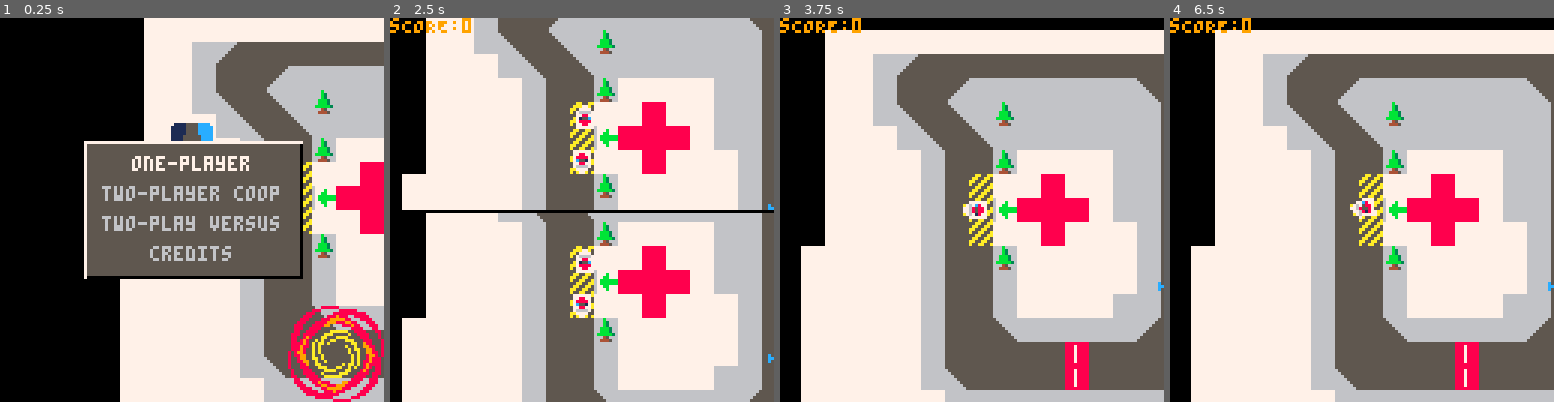
Above: before the commit, frames 1-4 (left to right).
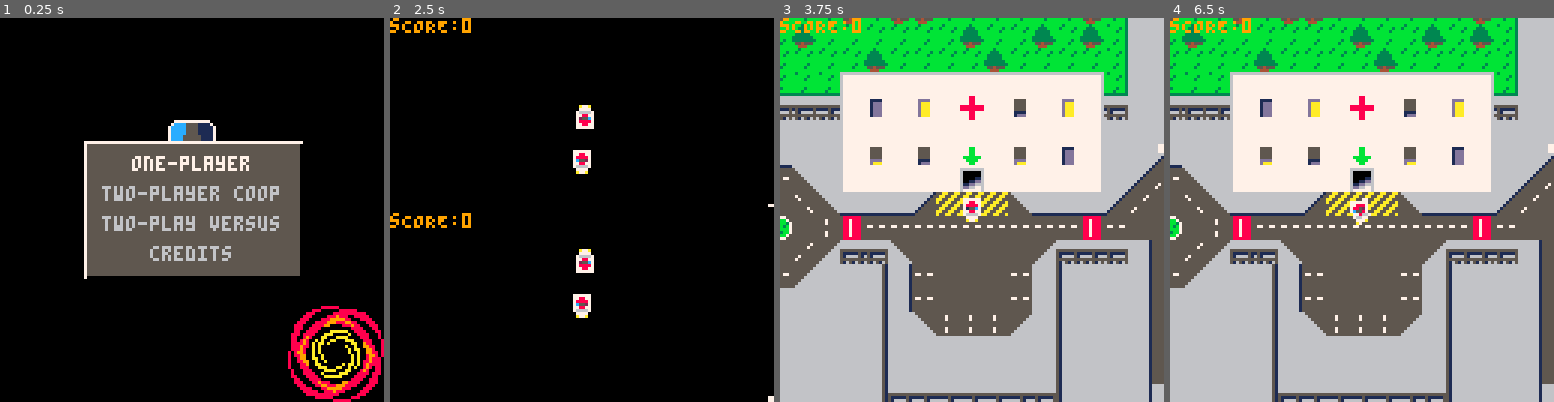
Above: after the commit, the same moments.

Repository: GraulierBrice/ludum-dare-46
Game: PICO-8 cartridge keep-it-alive.p8
Two runs of this game, one before a commit and one after it. Both use one fixed random seed, a clock stepped at 60 frames per second and the inputs below.
Inputs:
- Up to frame 1 (0.25 s): no input
- Up to frame 2 (2.5 s): tap O (Z key) at 0.33, 0.7, 1.43, 2.22 s; tap X (X key) at 1.07, 2.07, 2.4 s; hold Left 1.97-2.37 s; hold Down from 2.42 s (still down)
- Up to frame 3 (3.75 s): tap X (X key) every 0.33 s from 2.73 to 3.73 s; release Down at 2.82 s; hold Right 2.87-3.53 s; tap O (Z key) at 3.1 s; hold Up from 3.58 s (still down)
- Up to frame 4 (6.5 s): tap O (Z key) at 3.98, 4.87, 5.75 s; tap X (X key) every 0.33 s from 4.07 to 6.4 s; release Up at 4.08 s; hold Right 4.13-4.53 s; hold Down 4.58-5.08 s; hold Left 5.13-5.8 s; hold Up 5.85-6.18 s; hold Left from 6.23 s (still down)

The runs differ from the first frame. In frame 1, 46% of the frame differs, in the area x 31-100%, y 0-100%; in frame 2, 91%, in the area x 0-100%, y 0-100%; in frame 3, 80%; in frame 4, 80%.

Commit message:
sprites and map

Diff:
--- a/keep-it-alive.p8
+++ b/keep-it-alive.p8
@@ -15,7 +15,6 @@
 	game={
 		play=false,
 		menu_id=1,
-		gyro=0,
 		menu_select=1,
 		map_id=1
 	}
@@ -38,6 +37,14 @@
 			corners={upper_left=vector(6,0), bottom_right=vector(39,21)}
 
 		},
+		{
+			spawns={
+				{{pos=vec_add(vec_mul(vector(93,16), vector(8,8)), vector(4,4)), rot=0.5}},
+				{{pos=vec_add(vec_mul(vector(12,6), vector(8,8)), vector(4,4)), rot=0},
+				{pos=vec_add(vec_mul(vector(12,8), vector(8,8)), vector(4,4)), rot=0.5}}},
+			corners={upper_left=vector(6,0), bottom_right=vector(39,21)}
+
+		},
 	}
 
 	cam=vector(0,0)
@@ -63,23 +70,12 @@
 
 function _draw()
 	cls()
-	gyro_colours()
 	if game.play then
 		game_draw()
 	else
 		menu_draw()
 	end
 	--debug()
-end
-function gyro_colours()
-	game.gyro=game.gyro%50+1
-	if game.gyro > 25 then
-		pal(2,12)
-		pal(1,1)
-	else
-		pal(2,1)
-		pal(1,12)
-	end
 end
 
 -->8
@@ -93,6 +89,7 @@
 	cars={}
 	gum={}
 	n_gums=0
+	game.map_id=map
 	physics_start()
 	for i=1, nb_players do
 		local spawn = maps[map].spawns[nb_players][i]
@@ -100,13 +97,13 @@
 		cars[i].score = 0
 	end
 	if (mode==2) cars[2].score=nil
-	default_patient(24*8,84,12)
-	default_patient(25*8,84,10)
-	default_patient(26*8,84,14)
-	default_patient(27*8,84,8)
-	default_patient(28*8,84,11)
-	default_patient(29*8,84,1)
-	default_patient(30*8,84,4)
+	default_patient(109*8,14*8,12)
+	default_patient(110*8,14*8,10)
+	default_patient(111*8,14*8,14)
+	default_patient(112*8,14*8,8)
+	default_patient(113*8,14*8,11)
+	default_patient(114*8,14*8,1)
+	default_patient(115*8,14*8,4)
 	--default_patient(27*8,84)
 
 
@@ -137,9 +134,9 @@
 		draw_screen(2, vector(-64, -96), vector(0,0))
 		memcpy(0x6000, 0x1000, 0xfff)
 
-		local left = vec_add(cam, vector(0, 64))
+		local left = vec_add(cam, vector(0, 63))
 		local right = vec_add(cam, vector(128, 64))
-		line(left.x, left.y, right.x, right.y, 0)
+		rectfill(left.x, left.y, right.x, right.y, 0)
 	end
 end
 
@@ -263,9 +260,14 @@
 end
 
 function draw_car(car)
+
  	for x=-3, 4 do
 	 	for y=-3, 4 do
 			local col=sget(x+3, y+3)
+
+			if time()%2 > 1 and col==2 or time()%2 <= 1 and col==1 then
+				col=12
+			end
 			if col>0 then
 	  			local dst = vec_add(car.pos, inv_tr_vector(car, vector(x,y)))
  	  			pset(dst.x, dst.y, col)
@@ -273,7 +275,9 @@
   		end
  	end
 	if car.load then
-		line(car.pos.x-car.load.hp/2,car.pos.y+10,car.pos.x+car.load.hp/2,car.pos.y+10,8)
+		local l = vec_add(car.pos, vector(-car.load.hp/2,10))
+		local r = vec_add(car.pos, vector(car.load.hp/2,10))
+		line(l.x, l.y, r.x, r.y, 8)
 	end
 end
 
@@ -341,9 +345,9 @@
 	{
 		opts={"one-player","two-player coop","two-play versus","credits"},
 		run={
-			function() game_start(1, 1) end,
-			function() game_start(2, 1, 2) end,
-			function() game_start(2, 1) end,
+			function() game_start(1, 2, nil) end,
+			function() game_start(2, 1, nil) end,
+			function() game_start(2, 1, nil) end,
 			change_menu(2)},
 		--run={function() game.play=true end,nil,nil,},
 		l=72,
@@ -375,8 +379,14 @@
 
 function draw_menu_box(x,y,l,w, opts)
 	local off_set = 1
-	spr(20,x+l/2-8,y-7)
-	spr(21,x+l/2,y-7)
+	if time()%2 > 1 then
+		pal(1,12)
+	else
+		pal(2,12)
+	end
+	spr(6,x+l/2-8,y-7)
+	spr(7,x+l/2,y-7)
+	pal()
 	rectfill(x,y,x+l,y+w,5)
 	line(x,y+w,x+l,y+w,0)
 	line(x+l,y,x+l,y+w,0)
@@ -797,37 +807,39 @@
 
 
 
-…(8 lines of a section not shown)…
 __gff__
+0000000000000000000000000000000001010100010101010000000400040101010101010101010101010101040404040101010101010101010101010101010101010101010101010001010000000000000000000000000000000000000000000000000000000000000000000000000000000000000000000000000000000000
 0102020000000000000000000000000001090100000000000000000000000000010104000000000000000000000000000000000000000000000000000000000000000000000000000000000000000000000000000000000000000000000000000000000000000000000000000000000000000000000000000000000000000000
-0000000000000000000000000000000000000000000000000000000000000000000000000000000000000000000000000000000000000000000000000000000000000000000000000000000000000000000000000000000000000000000000000000000000000000000000000000000000000000000000000000000000000000
 __map__
-0b0b0b0b0b0b1212121212121212121212121212121212121212121212121212121212121212121207070707070707070700000000000000000000000000000000000000000000000000000000000000000000000000000000000000000000000000000000000000000000000000000000000000000000000000000000000000
-0b0b0b0b0b0b1212303531313131313131313131313131313131313131313131313131323012121207070707070707070700000000000000000000000000000000000000000000000000000000000000000000000000000000000000000000000000000000000000000000000000000000000000000000000000000000000000
-0b0b0b0b0b0b1212303131343030303030303033313131313131313131313131313131313230121207070707070707070700000000000000000000000000000000000000000000000000000000000000000000000000000000000000000000000000000000000000000000000000000000000000000000000000000000000000
-0b0b0b0b0b0b1212303331323020303030303030313134303030333131343030303331313130121207070707070707070700000000000000000000000000000000000000000000000000000000000000000000000000000000000000000000000000000000000000000000000000000000000000000000000000000000000000
-0b0b0b0b0b0b1212123033313230303030303030313130121212303131301212303033313130121207070707070707070700000000000000000000000000000000000000000000000000000000000000000000000000000000000000000000000000000000000000000000000000000000000000000000000000000000000000
-0b0b0b0b0b0b1212121230313120121212123030312430121212303131301212123030333130121207070707070707070700000000000000000000000000000000000000000000000000000000000000000000000000000000000000000000000000000000000000000000000000000000000000000000000000000000000000
-0b0b0b0b0b0b1212121230311312121012123030313130121230303131303012123030303130121207070707070707070700000000000000000000000000000000000000000000000000000000000000000000000000000000000000000000000000000000000000000000000000000000000000000000000000000000000000
-0b0b0b0b0b0b1212121230311311101010123030313130121230353131323030303030303130121207070707070707070700000000000000000000000000000000000000000000000000000000000000000000000000000000000000000000000000000000000000000000000000000000000000000000000000000000000000
-0b0b0b0b0b0b1212121230311312121012121230313130303035313131313230303030303130121207070707070707070700000000000000000000000000000000000000000000000000000000000000000000000000000000000000000000000000000000000000000000000000000000000000000000000000000000000000
-0b0b0b0b0b121212121230313120121212121230313132303531343030333132303030303130121207070707070707070700000000000000000000000000000000000000000000000000000000000000000000000000000000000000000000000000000000000000000000000000000000000000000000000000000000000000
-0b0b0b0b0b121212121230313130121212121230313131313131302323303131313131313130121207070707070707070700000000000000000000000000000000000000000000000000000000000000000000000000000000000000000000000000000000000000000000000000000000000000000000000000000000000000
-0b0b0b0b0b121212121230313130121212123030313131313131302323303131313131313130121207070707070707070700000000000000000000000000000000000000000000000000000000000000000000000000000000000000000000000000000000000000000000000000000000000000000000000000000000000000
-0707070707121212121230313132303030303035313134303331323030353134303030353130121207070707070707070700000000000000000000000000000000000000000000000000000000000000000000000000000000000000000000000000000000000000000000000000000000000000000000000000000000000000
-0707070707121212121230313131313122313131313130303033313131313430303035313130121207070707070707070700000000000000000000000000000000000000000000000000000000000000000000000000000000000000000000000000000000000000000000000000000000000000000000000000000000000000
-0707070707121212121230333131313122313131313430303030333131343030303531313430121207070707070707070700000000000000000000000000000000000000000000000000000000000000000000000000000000000000000000000000000000000000000000000000000000000000000000000000000000000000
-0000000000121212121212303030303030303030303030121230303131303030353131343012121200000000000000000000000000000000000000000000000000000000000000000000000000000000000000000000000000000000000000000000000000000000000000000000000000000000000000000000000000000000
-0000000000121212121212121212121212121212121212121230303131303035313134301212121200000000000000000000000000000000000000000000000000000000000000000000000000000000000000000000000000000000000000000000000000000000000000000000000000000000000000000000000000000000
-0000000000121212121212121212121212121212121212121212303331313131313430121212121200000000000000000000000000000000000000000000000000000000000000000000000000000000000000000000000000000000000000000000000000000000000000000000000000000000000000000000000000000000
-0000000000121212121212121212121212121212121212121212303033313131343012121212121200000000000000000000000000000000000000000000000000000000000000000000000000000000000000000000000000000000000000000000000000000000000000000000000000000000000000000000000000000000
-0000000000001212121212121212121212121212121212121212303030303030301212121212121200000000000000000000000000000000000000000000000000000000000000000000000000000000000000000000000000000000000000000000000000000000000000000000000000000000000000000000000000000000
-0000000000001212121212121212121212121212121212121212123030303030121212121212121200000000000000000000000000000000000000000000000000000000000000000000000000000000000000000000000000000000000000000000000000000000000000000000000000000000000000000000000000000000
-0000000000001212121212121212121212121212121212121212121212121212121212121212000000000000000000000000000000000000000000000000000000000000000000000000000000000000000000000000000000000000000000000000000000000000000000000000000000000000000000000000000000000000
+000000000000000000000000000000000000000000000000000000000000000000000000000000000000000000000000000000000000000000000000000000002b0f0f0f0c18181818181818181818181818181c1c1c1c1c0f36370f0f36370f0f36370f0f0f0f0f0f0f0f0f0f0e3b2b2b2b0f0f0f0f0f0f0f0f0f0f0f0f0f0f
+000000000000000000000000000000000000000000000000000000000000000000000000000000000000000000000000000000000000000000000000000000002b0f2d0c1a0b0f0f0f0f0f0f0a19090f0f0f0f0f0a1c1c1c3634323736272737363535370f0f0f0f0f0f0f0f0f0e3b2b2b2b0f0f0f0f0f0f0f0f0f0f0f0f0f0f
+000000000000000000000000000000000000000000000000000000000000000000000000000000000000000000000000000000000000000000000000000000002b0f1f080b0f0f0f0f0f0f0f0f0a19090f0f0f0f0f0a1c1c3132303331323033313032330f0f0f0f0f0f0f0f0f0e3b2b2b2b0f0f0f0f0f0f0f0f0f0f0f0f0f0f
+000000000000000000000000000000000000000000000000000000000000000000000000000000000000000000000000000000000000000000000000000000002b0f2f080f0f0f0f0f0f0f0f0f0f1c1c181818181818181818181818181818181818181818180f0f0f0f0f0f0f0e3b2b2b2b0f0f0f0f0f1c1c0f0f0f0f0f0f0f
+000000000000000000000000000000000000000000000000000000000000000000000000000000000000000000000000000000000000000000000000000000002b0f0e080f0f0f0f0f0f0f0f1c1c1c0f0f0f0d0d0d0d0d0d0d0d0d0d0d0d0d0d0d0d0d0d0f0f0f0f0f0f0f0f0f0e3b2b2b2b0f1c1c1c1c0f0f1c1c1c1c1c1c0f
+000000000000000000000000000000000000000000000000000000000000000000000000000000000000000000000000000000000000000000000000000000002b0f2d080f0f0f0f0f0f1c1c0f1c0f0f0f0e1f2c2c2c2c2c2c2c2c2c2c2c2c1f2c2c2c2d0f0f0f0f0f0f0f0f0f0e3b2b2b2b0f1c0f0f0f0f0f0f0f0f0f0f1c0f
+000000000000000000000000000000000000000000000000000000000000000000000000000000000000000000000000000000000000000000000000000000003e0f1f080f0f0f0f0f1c1c0f0f1c0f0f0f0e2c2c2c1f1f2c2c1f2c2c2c1f2c2c2c1f2c2d0f0f0f0f0f0f0f0f0f0e3b2b2b2b0f1c0f0f0f0f0f0f0f0f0f0f1c0f
+000000000000000000000000000000000000000000000000000000000000000000000000000000000000000000000000000000000000000000000000000000000d0d2f080d0d0d0d0f1c0f0f0f1c0f0f0f0e2c1f2c2c1f2c2c2c2c2c1f2c2c1f2c2c2c2d0f0f0f0f0f0f1c0f0f0e3b2b2b2b0f1c0f0f0f0f0f0f0f0f0f0f1c0f
+0000000000000000000000000000000000000000000000000000000000000000000000000000000000000000000000000000000000000000000000000000000018181818181818181c1c0f0f0f1c0f1c0f0e2c2c2c1f2c2c1f2c1f1f2c2c2c2c2c2c1f2d0f0f0f0f0f0e080f0f0e3b2b2b2b0e1c0f0f0f0f0f0f0f0f0f0f1c0f
+000000000000000000000000000000000000000000000000000000000000000000000000000000000000000000000000000000000000000000000000000000003a0f2d0f0f0f0f0f0f1c0f0f1c1c1c1c0f0e2c1f2c2c1f2c2c2c2c2c2c1f2c2c1f2c1f2d0f0f0f0f0f0e080f0f0e3b2b2b2b0e1c0f0f0f0f0f0f0f0f0f0f1c0f
+000000000000000000000000000000000000000000000000000000000000000000000000000000000000000000000000000000000000000000000000000000002b0f1f0f0f0f0f0f0f1c0f0f0f1c1c1c0f0e2c2c1f2c2c2c2c1f2c2c2c2c1f2c2c2c2c2d0f0f0f0f0f0c1c090f0e3b2b2b2b0e1c1c0f0f0f0f0f0f0f0f0f1c0f
+000000000000000000000000000000000000000000000000000000000000000000000000000000000000000000000000000000000000000000000000000000002b0f2f0f0f0f0f0f0f1c0f0f0f1c1c1c0f0e2e2e2e2e2e2e24252525252525252525262f0f0f0f0f0c1c1c1c090e3c3d3d3e0f0e1c0f0f0f0f0f0f0f0f0f1c0f
+000000000000000000000000000000000000000000000000000000000000000000000000000000000000000000000000000000000000000000000000000000002b0f0f0f0f0f0f0f1c0f0f0f0f1c1c1c0f0f282a2a2a2a2921162217221022142217232a0f0f0f0c1c1a1c191c090d0d0d0d0d0c1c090f0f0f0f0f0f0f0f1c0f
+000000000000000000000000000000000000000000000000000000000000000000000000000000000000000000000000000000000000000000000000000000002b0f2d0f0f0f0f1c1c0f0f0f0f1c1c1c0f0f0f0f0f0f0f0f21222222222222222222230f0f0f0c1a1c1c1b1c191c1c1c1c1c1c1a1c19090d0d0f0f0f0f0f1c0f
+000000000000000000000000000000000000000000000000000000000000000000000000000000000000000000000000000000000000000000000000000000002b0f1f0f0f0f1c1c0f0f0f0f0f1c1c1c0f0f0f0f0f0d0f0f21152214221122152216230f0f0c1a1c1c191c1c1a1c18181818181c1b1c1818180f0f0f0f0f1c0f
+000000000000000000000000000000000000000000000000000000000000000000000000000000000000000000000000000000000000000000000000000000003e0f2f0f0f1c1c0f0f0f0f0f0f0f1c1c0f0f0f0f0c18090f21222222222022222222230f0c1a1c0b0a1c191a1c1c1c1c1c1c1c191c1a0b0f0f0f0f0f0f0f1c0f
+000000000000000000000000000000000000000000000000000000000000000000000000000000000000000000000000000000000000000000000000000000000d0d0d0d0d0f0f0f0f0f0f0f0f0f1c1c090d0d0c1a1c19090d0d0d0c131313090d0d0d0c1a1c0b0f0f0a1c0b0f0f3839393a0a1c1c0b0f0f0f0f0f0f0f0f1c0f
+0000000000000000000000000000000000000000000000000000000000000000000000000000000000000000000000000000000000000000000000000000000018181818180f0f0f0f0f0f0f0f0f1c1c1c1818081c1b1c081d1818181818181818181d181c1c0f0f0f0e080f0f0e3b3b3b3b1e0a19090f0f0f0f0f0f0f1c0f0f
+000000000000000000000000000000000000000000000000000000000000000000000000000000000000000000000000000000000000000000000000000000001818181818180f0f0f0f0f0f0f0f1c1c0f0f0f0a191c1a0b282a0a1c1c1c1c1c0b28292a0e1c0f0f1e0e080f2d0e3b2b2b2b0f0f0a080f0f0f0f0f0f0f1c0f0f
+0000000000000024252525252525252525260000000000000000000000000000000000000000000000000000000000000000000000000000000000000000000018181818180f0f0f0f0f0f0f0f0f0f1c0f0f0f0f0a180b0f0f4a0e181c1c1c180f490f0f0e1c0f0f0f0e080f2f0e3b2b2b2b0f0f0e080f0f0f0f0f0f0f0f0f0f
+000000000000002115221522102214221523000000000000000000000000000000000000000000000000000000000000000000000000000000000000000000003a0f0f0f0f0f0f0f0f0f0f0f0f0f0f1c0f0f0f0f0f0f0f0f0f4a0e181c1c1c180f490f0f0e1c0f0f0f0e080f0f0e3b2b2b2b1e0f0e080f0f0f0f0f0f0f0f0f0f
+000000000000002122222222222222222223000000000000000000000000000000000000000000000000000000000000000000000000000000000000000000002b0f2d0f0f0f0f0f0f0f0f0f0f0f0f1c1c0f0f0f0f0f0f0f0f4a0f0a0808080b0f490f0f0e1c0f0f1e0e080f2d0e3b2b2b2b0f0f0e080f0f0f0f0f0f0f0f0f0f
+000000000000002115221422112215221423000000000000000000000000000000000000000000000000000000000000000000000000000000000000000000002b0f1f0f0f0f0f0f0f0f0f0f0f0f0f0f1c1c0f0f0f0f0f0f0f4a0f0f0f0f0f0f0f490f0f0e1c0f0f0f0e1c0f2f0e3b2b2b2b0f0f0e080f0f0f0f0f0f0f0f0f0f
+000000000000002122222222202222222223000000000000000000000000000000000000000000000000000000000000000000000000000000000000000000002b0f2f0f0f0f0f0f0f0f0f0f0f0f0f0f0f1c1c1c0f0f0f0f0f4a0f0f0f0f0f0f0f490f0f0e1c1c0f0f0f1c0f0f0e3b2b2b2b1e0f0e080f0f0f0f0f0f0f0f0f0f
+000000000000000d0d0d0c131313090d0d0d000000000000000000000000000000000000000000000000000000000000000000000000000000000000000000002b0f0f0f0f0f0f0f0f0f0f0f0f0f0f0f0f0f0f1c1c0f0f0f0f4a2829292929292a490f0f0e0f1c0f0f0f1c0f0f0e3b2b2b2b0f0f0e19090d0d0d0d0d0d0d0d0d
+000000000000001d1818181818181818181d000000000000000000000000000000000000000000000000000000000000000000000000000000000000000000002b0f2d0f0f0f0f0f0f0f0f0f0f0f0f0f0f0f0f0f0f1c0f0f0f0f0f0f0f0f0f0f0f0f0f0f0f0f1c0f0f0f1c0f2d0e3b2b2b2b1f2c1f0a19181818181818181818
+000000000000002b2b2b2b2b2b2b2b2b2b2b000000000000000000000000000000000000000000000000000000000000000000000000000000000000000000002b0f1f0f0f0f0f0f0f0f0f0f0f0f0f0f1c1c1c1c1c1c1c1c1c0f0f0f0f0f0f0f0f0f0f0f0f0f1c0f0f0f0f0f2f0e3b2b2b2b2c2c2d0e1c181818181818181818
+000000000000000000000000000000000000000000000000000000000000000000000000000000000000000000000000000000000000000000000000000000002b0f2f0f0f0f0f0f0f0f0f0f0f0f0f0f0f0f0f0f0f0f0f0f1c1c1c1c1c1c1c1c1c1c1c1c0f0f1c0f0f0f0f0f0f0e3b2b2b2b1f2e1f0c1a181818181818181818
+000000000000000000000000000000000000000000000000000000000000000000000000000000000000000000000000000000000000000000000000000000002b0f0f0f0f0f0f0f0f0f0f0f0f0f0f0f0f0f0f0f0f0f0f0f0f0f0f0f0f0f0f0f0f0f0f1c1c1c1c1c1c1c1c1c2d0e3b2b2b2b0f0f0c1a0b0f0f0f0f0f0f0f4444
+000000000000000000000000000000000000000000000000000000000000000000000000000000000000000000000000000000000000000000000000000000002b0f2d0f0f0f0f0f0f0f0f0f0f0f0f0f0f0f0f0f0f0f0f0f0f0f0f0f0f0f0f0f0f0f0f0f0f0f0f0f0f0f0f0f2f0e3b2b2b2b1e0c1a0b0f0f0f0f0f0f0f0f4444
+000000000000000000000000000000000000000000000000000000000000000000000000000000000000000000000000000000000000000000000000000000002b0f1f0f0f0f0f0f0f0f0f0f0f0f0f0f0f0f0f0f0f0f0f0f0f0f0f0f0f0f0f0f0f0f0f0f0f0f0f0f0f0f0f0f0f0e3c3d3d3e0c1a0b4444444444444444444444
+000000000000000000000000000000000000000000000000000000000000000000000000000000000000000000000000000000000000000000000000000000002b0f2f0f0f0f0f0f0f0f0f0f0f0f0f0f0f0f0f0f0f0f0f0f0f0f0f0f0f0f0f0f0f0f0f0f0f0f0f0f0f0f0f0f0f0c18181818180b444444444444444444444444
Not shown, changed: 48 lines of the sprite sheet (__gfx__) section of keep-it-alive.p8
